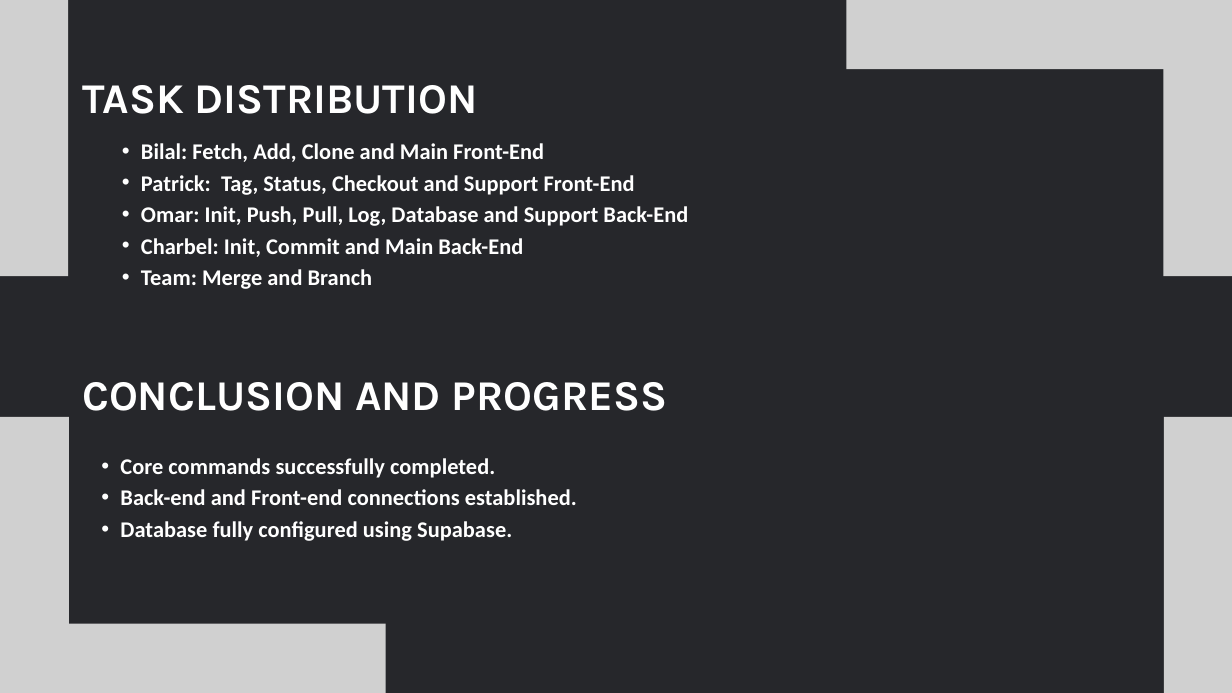
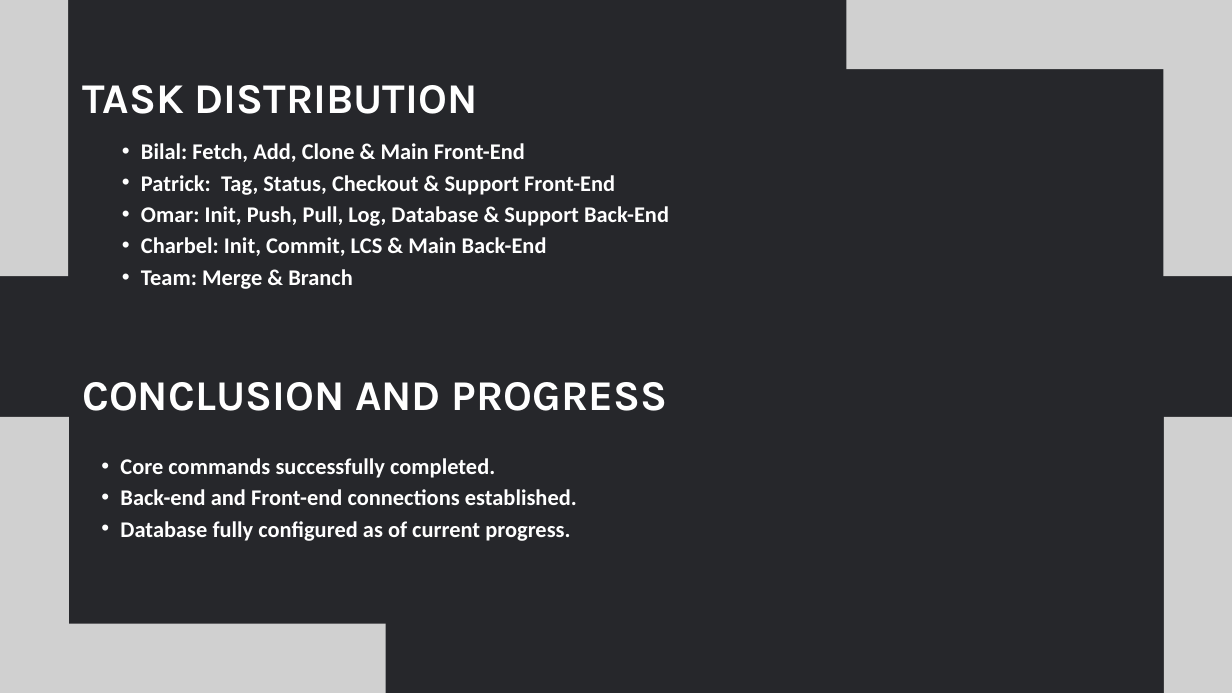
Before and after one commit to ElementaleLord/Chizel, a slide deck: slide 9 of docs/FYP Presentation.pptx. Drawn at 1232x693 pixels with LibreOffice and Linux fonts; fonts in the diff are those of the drawing; grey boxes stand for pictures. Boxes give left, top, right and bottom in pixels: in the first picture for what was removed or moved away, otherwise in the second. Text is boxed around its words. In the diff, an @@ line names an element or a change of style, - is before the commit and + after.

```diff
--- a/docs/FYP Presentation.pptx
+++ b/docs/FYP Presentation.pptx
@@ text at (x1=141, y1=143, x2=669, y2=289): text changed @@
-  • Bilal: Fetch, Add, Clone and Main Front-End
-  • Patrick: Tag, Status, Checkout and Support Front-End
-  • Omar: Init, Push, Pull, Log, Database and Support Back-End
-  • Charbel: Init, Commit and Main Back-End
-  • Team: Merge and Branch
+  • Bilal: Fetch, Add, Clone & Main Front-End
+  • Patrick: Tag, Status, Checkout & Support Front-End
+  • Omar: Init, Push, Pull, Log, Database & Support Back-End
+  • Charbel: Init, Commit, LCS & Main Back-End
+  • Team: Merge & Branch
@@ text at (x1=120, y1=521, x2=570, y2=541): text changed @@
-  • Database fully configured using Supabase.
+  • Database fully configured as of current progress.
```
Also in this commit, not shown: 6 other slides changed.
